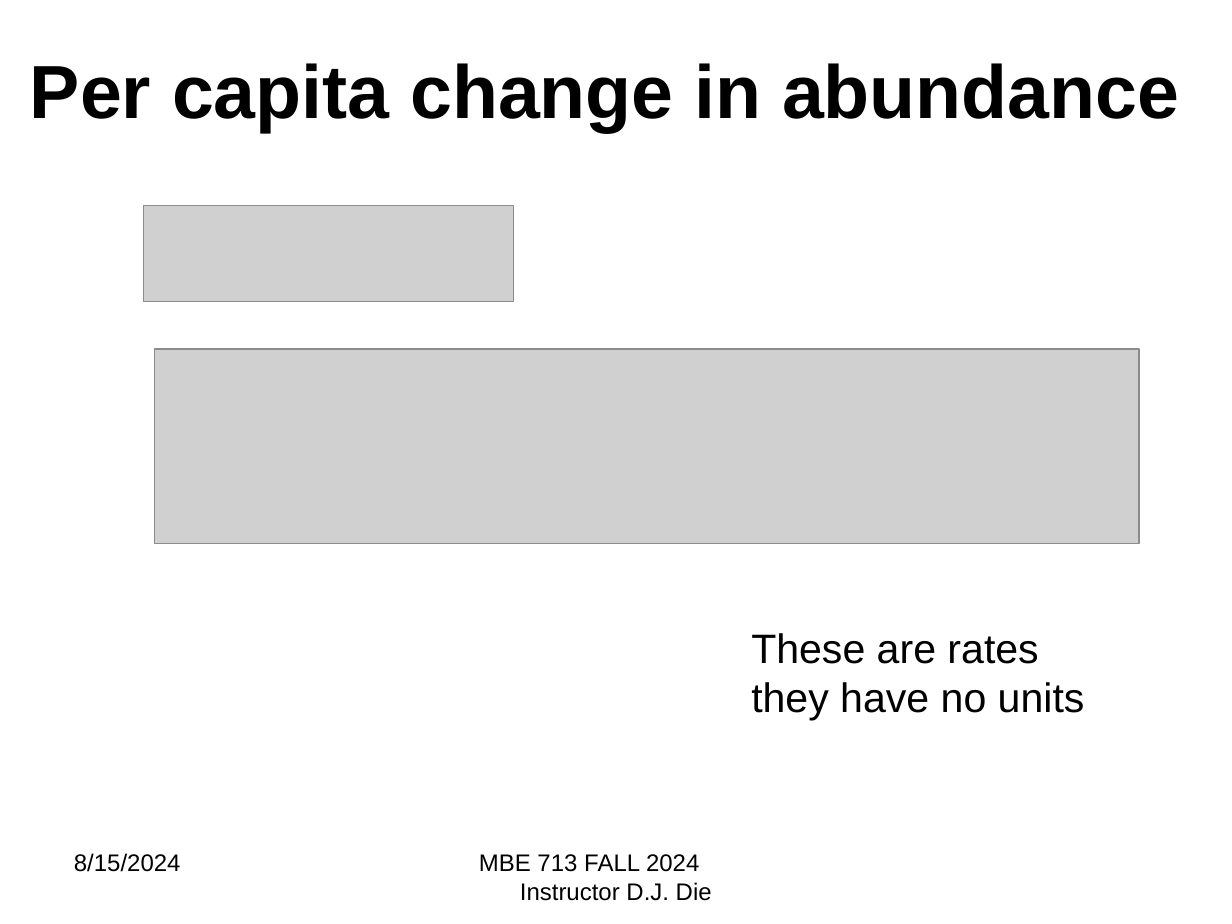
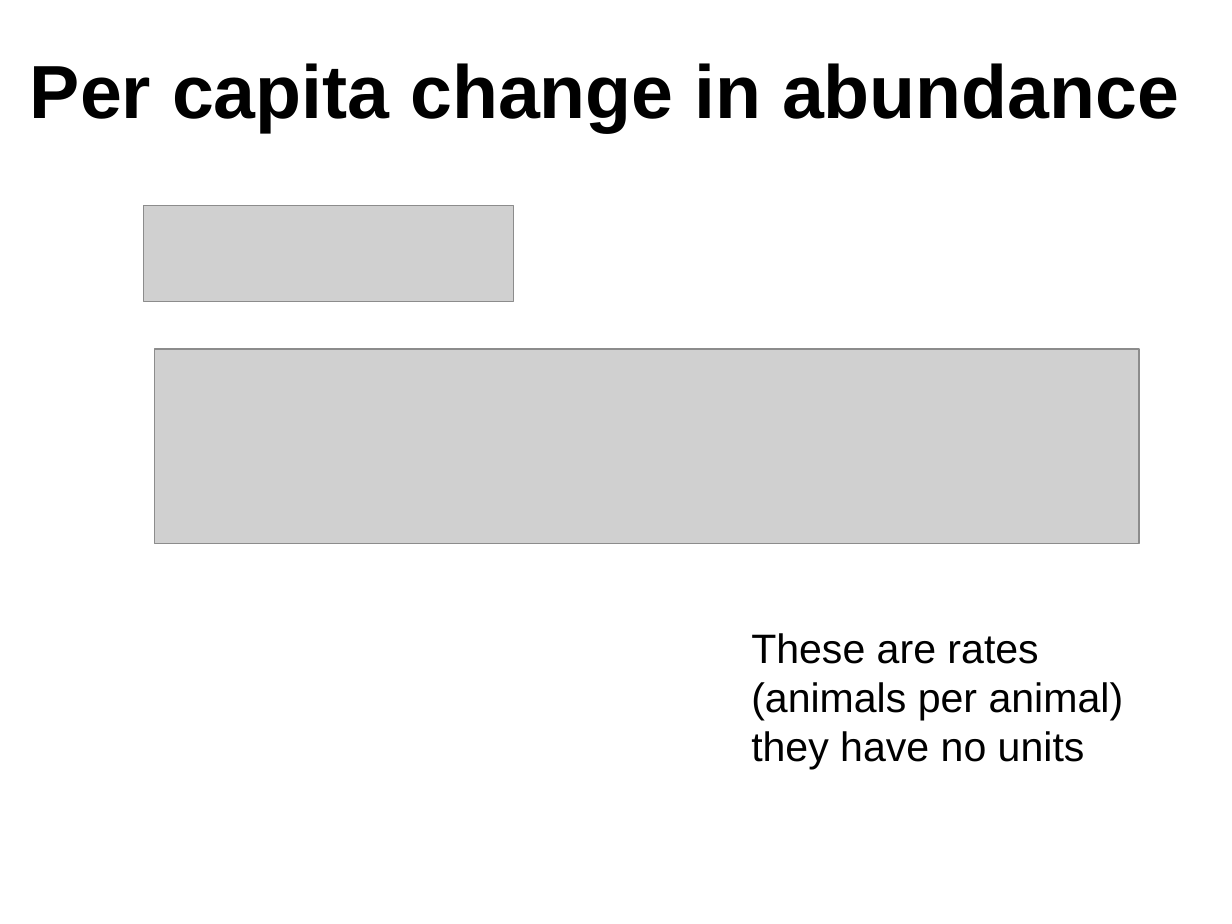
Before and after one commit to ebabcock/MBE713Population-Dynamics, a slide deck: slide 5 of Module3_exponential_growth/2.Exponential Growth.pptx. Drawn at 1232x924 pixels with LibreOffice and Linux fonts; fonts in the diff are those of the drawing; grey boxes stand for pictures. Boxes give left, top, right and bottom in pixels: in the first picture for what was removed or moved away, otherwise in the second. Text is boxed around its words. In the diff, an @@ line names an element or a change of style, - is before the commit and + after.

```diff
--- a/Module3_exponential_growth/2.Exponential Growth.pptx
+++ b/Module3_exponential_growth/2.Exponential Growth.pptx
@@ text at bbox=[751, 633, 1124, 720]: text changed @@
-These are rates
+These are rates (animals per animal)
@@ text removed at bbox=[74, 853, 181, 872] @@
-8/15/2024
@@ text removed at bbox=[479, 854, 712, 901] @@
-MBE 713 FALL 2024 Instructor D.J. Die
```
Also in this commit, not shown: 7 other slides changed, 3 slides added, 1 slide removed, 25 other files.
